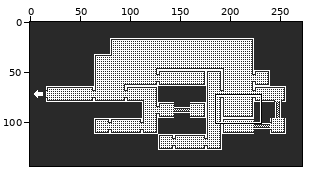
Edited in one commit: sprite sheet (pd/Upper Chozo Temple.png). The picture above shows the old version from afar; the outline marks the close-up.
Close-up. As it was:
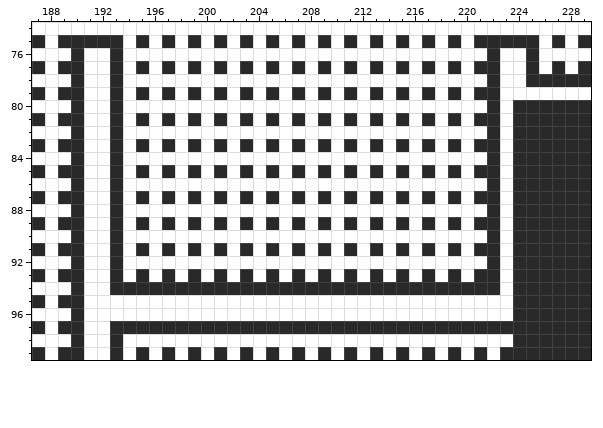
The file is 272x144 pixels. Shown: x 187..229, y 74..99.
After:
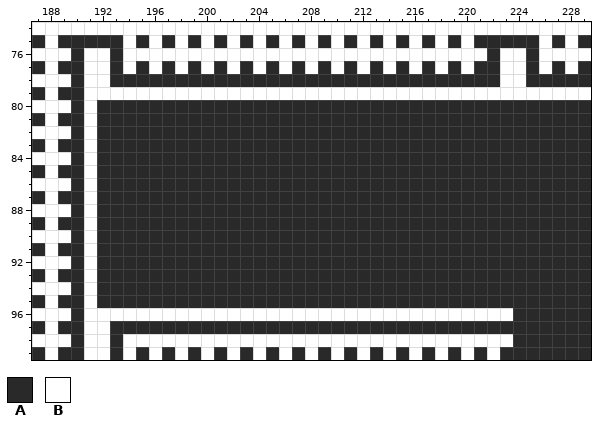
Palette (. is transparent): A #292929  B #ffffff
From old to new:
Colour B gives way to colour A in row 78 at x 194 to 221; in row 80 at x 192, 194 to 221 and 223; in row 81 at x 192, 194, 196, 198, 200, 202, 204, 206, 208, 210, 212, 214, 216, 218, 220 and 223; in row 82 at x 192, 194 to 221 and 223; in row 83 at x 192, 194, 196, 198, 200, 202, 204, 206, 208, 210, 212, 214, 216, 218, 220 and 223; in row 84 at x 192, 194 to 221 and 223.
Colour B gives way to colour A in row 85 at x 192, 194, 196, 198, 200, 202, 204, 206, 208, 210, 212, 214, 216, 218, 220 and 223; in row 86 at x 192, 194 to 221 and 223; in row 87 at x 192, 194, 196, 198, 200, 202, 204, 206, 208, 210, 212, 214, 216, 218, 220 and 223; in row 88 at x 192, 194 to 221 and 223; in row 89 at x 192, 194, 196, 198, 200, 202, 204, 206, 208, 210, 212, 214, 216, 218, 220 and 223; in row 90 at x 192, 194 to 221 and 223.
Colour B gives way to colour A in row 91 at x 192, 194, 196, 198, 200, 202, 204, 206, 208, 210, 212, 214, 216, 218, 220 and 223; in row 92 at x 192, 194 to 221 and 223; in row 93 at x 192, 194, 196, 198, 200, 202, 204, 206, 208, 210, 212, 214, 216, 218, 220 and 223; in row 94 at x 192 and 223; in row 95 at x 192 to 223.
Colour A gives way to colour B in row 79 at x 193, 195, 197, 199, 201, 203, 205, 207, 209, 211, 213, 215, 217, 219 and 221 to 222.
Boxes around the changes in both close-ups, in picture pixels (x1, y1, x2, y2):
changed: (97, 74, 513, 308)
